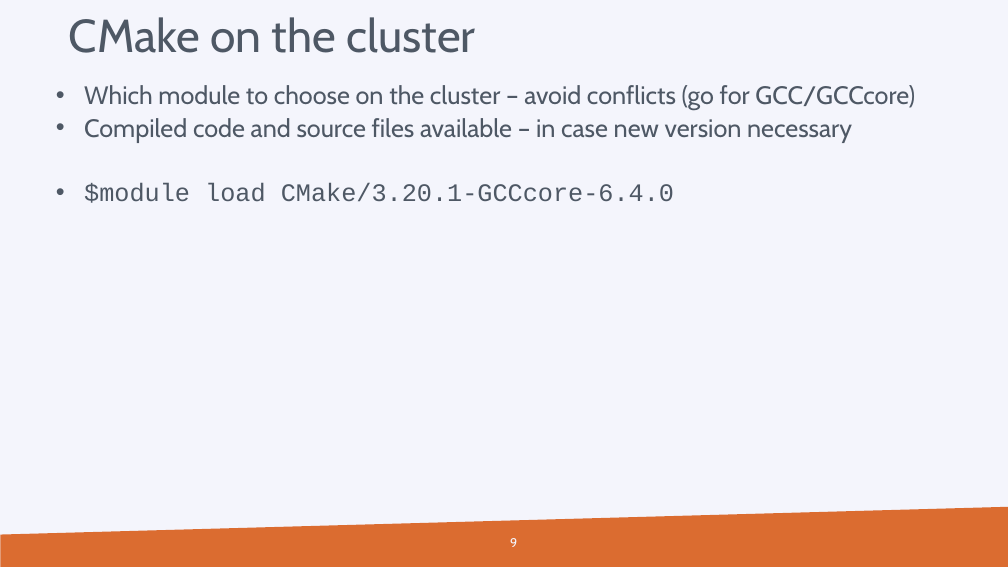
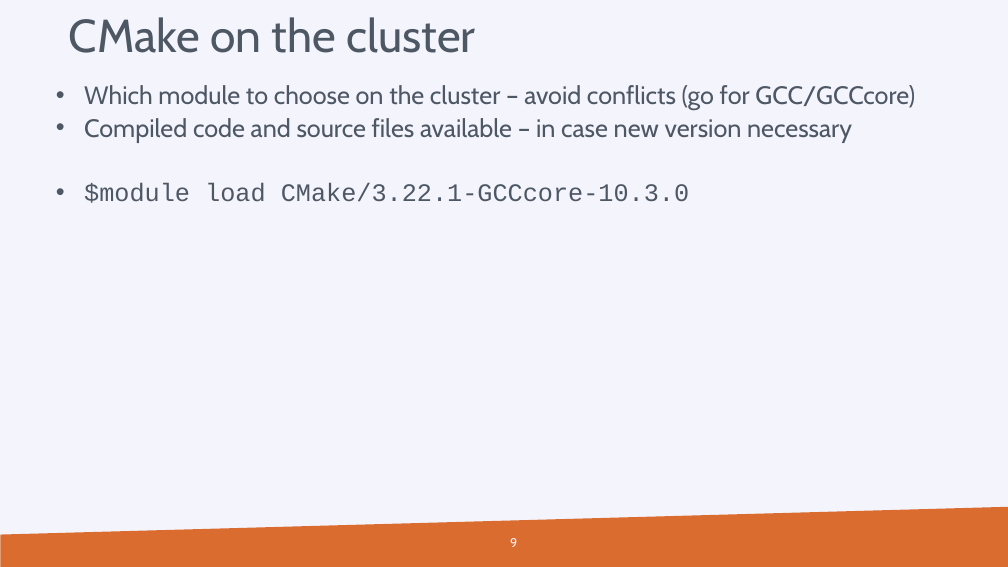
Before and after one commit to hpcleuven/CMake-intro, a slide deck: slide 9 of CMake-introduction.pptx. Drawn at 1008x567 pixels with LibreOffice and Linux fonts; fonts in the diff are those of the drawing; background and template pictures are left out. Boxes give left, top, right and bottom in pixels: in the first picture for what was removed or moved away, otherwise in the second. Text is boxed around its words. In the diff, an @@ line names an element or a change of style, - is before the commit and + after.

```diff
--- a/CMake-introduction.pptx
+++ b/CMake-introduction.pptx
@@ text at (84,183,689,203): text changed @@
-  • $module load CMake/3.20.1-GCCcore-6.4.0
+  • $module load CMake/3.22.1-GCCcore-10.3.0
```
Also in this commit, not shown: 3 other slides changed, 1 other file.
